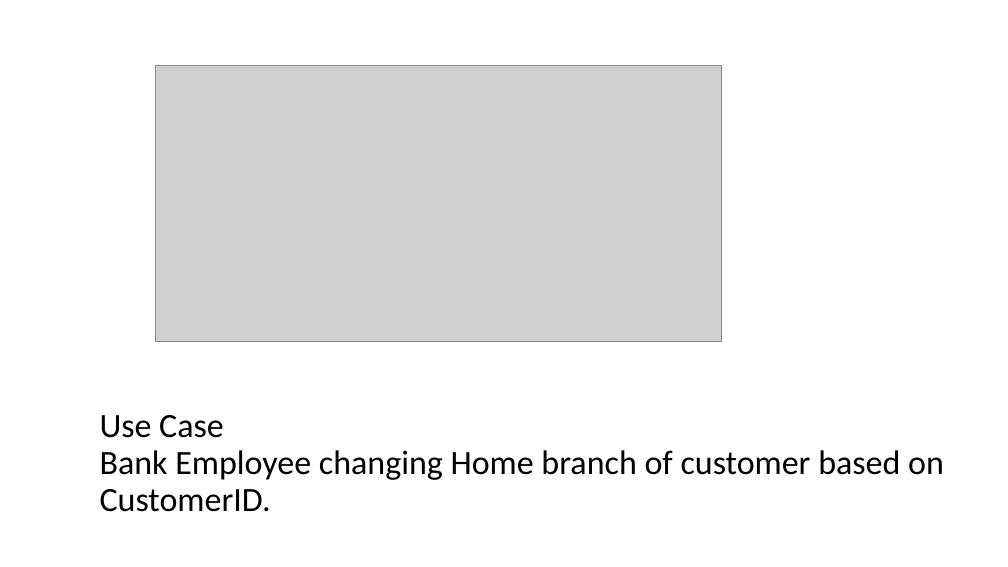
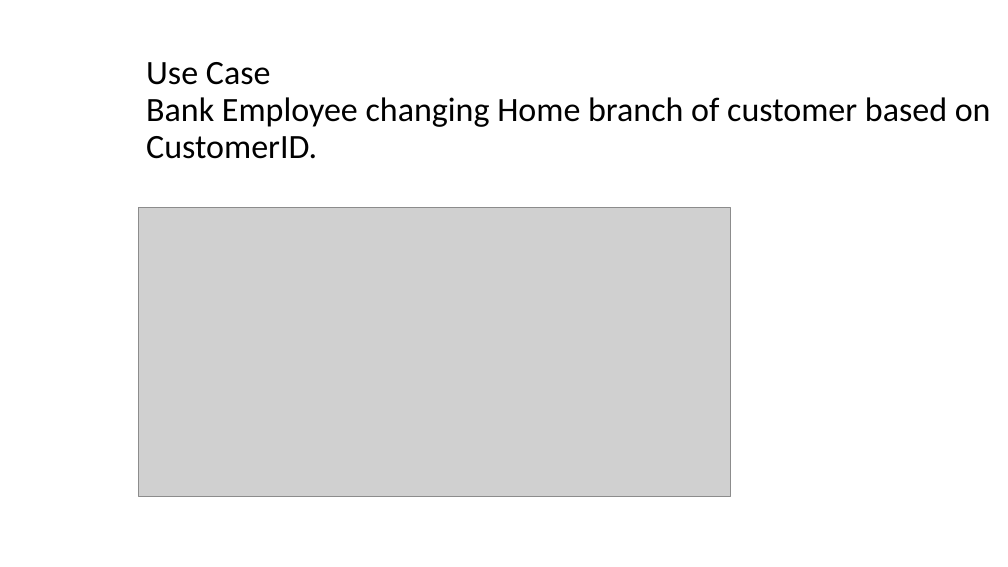
Before and after one commit to SamanwayCapg/Pecunia_codes, a slide deck: slide 6 of Presentation Aditya.pptx (slide 4 before the commit). Drawn at 1008x567 pixels with LibreOffice and Linux fonts; fonts in the diff are those of the drawing; grey boxes stand for pictures. Boxes give left, top, right and bottom in pixels: in the first picture for what was removed or moved away, otherwise in the second. Text is boxed around its words. In the diff, an @@ line names an element or a change of style, - is before the commit and + after.

```diff
--- a/Presentation Aditya.pptx
+++ b/Presentation Aditya.pptx
@@ title "Use Case Bank Employee changing ...": place and size @@
-title "Use Case Bank Employee changing ..." at (100, 415, 944, 512)
+title "Use Case Bank Employee changing ..." at (146, 62, 991, 159)
@@ picture: place and size @@
-picture at (155, 66, 721, 342)
+picture at (138, 208, 730, 497)
```
Also in this commit, not shown: 3 other slides changed, 1 slide added, 2 other files.
